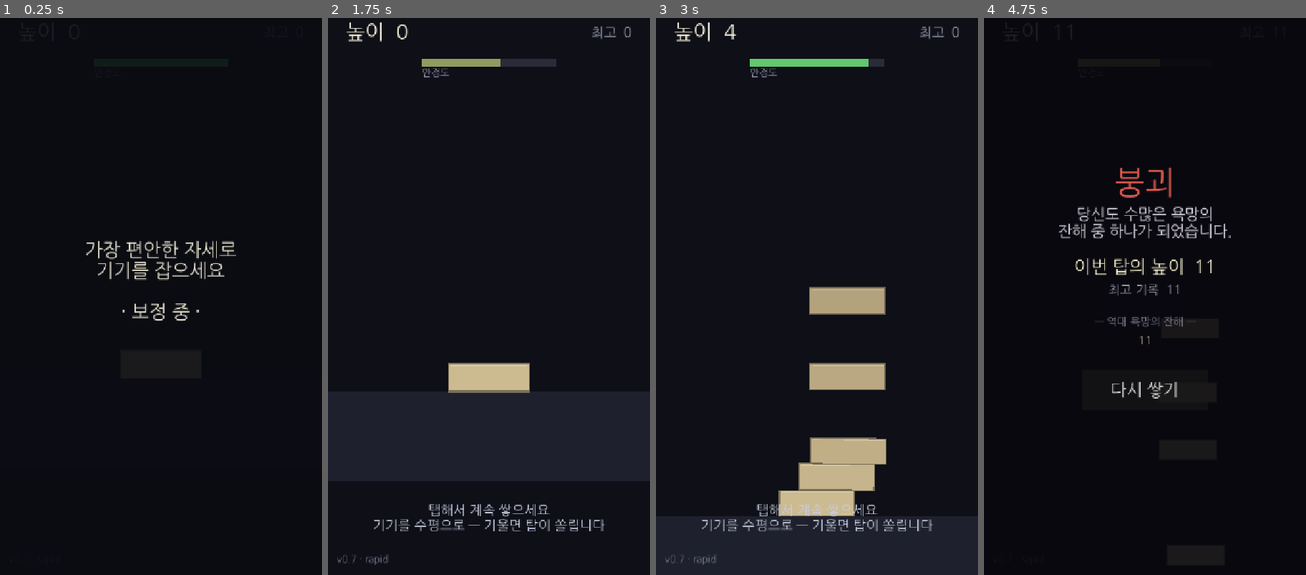
Above: before the commit, frames 1-4 (left to right).
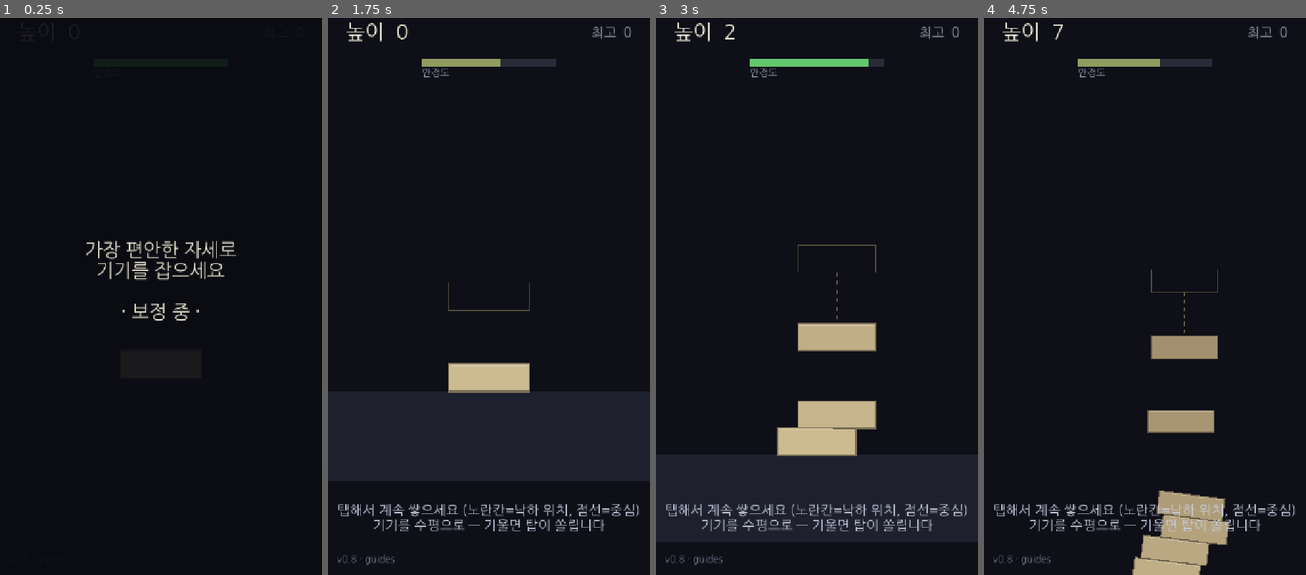
Above: after the commit, the same moments.

Repository: jungrok5/babel-tower
Game: Godot game, scene res://scenes/Main.tscn
The game is run twice, just before and just after one commit, with the same random seed, the same clock (stepped at 60 frames per second) and the same inputs.
Inputs (mouse positions are in pixels of both pictures, inside the frame that each line leads up to):
- Up to frame 1 (0.25 s): no input
- Up to frame 2 (1.75 s): tap Enter at 0.5 s; move the mouse to (559, 257) at 0.52 s; click (559, 257) at 0.67 s; tap Space at 0.77, 1.25, 1.52 s; move the mouse to (424, 318) at 1.27 s; click (424, 318) at 1.42 s
- Up to frame 3 (3 s): move the mouse to (849, 162) at 2.02 s; click (849, 162) at 2.17 s; move the mouse to (800, 402) at 2.77 s; click (800, 402) at 2.92 s
- Up to frame 4 (4.75 s): tap Space at 3.02, 3.77, 4.52 s; move the mouse to (1241, 374) at 3.52 s; click (1241, 374) at 3.67 s; move the mouse to (1048, 201) at 4.27 s; click (1048, 201) at 4.42 s

The runs differ from the first frame. In frame 2, 1.1% of the frame differs, in the area x 3-97%, y 47-99%; in frame 3, 9.7%, in the area x 3-97%, y 1-99%; in frame 4, 9.3%.

Commit message:
fix+feat(v0.8): single drop per tap + drop-position & center guides
- 한 번 터치에 블록 2개 떨어지던 버그 수정: 터치가 터치+마우스 이벤트를
  둘 다 만들어 이중 처리됨. 마우스 버튼 이벤트만 처리하도록 변경하고
  emulate_touch_from_mouse=false (emulate_mouse_from_touch 기본값으로 터치→마우스 1회)
- 낙하 위치 표시: 다음 벽돌이 떨어질 자리에 노란 고스트 칸 + 낙하 컬럼 점선
- 중심(원위치) 세로 점선 기준선 추가 — 탑이 얼마나 쏠렸는지 가늠

Co-Authored-By: Claude Opus 4.8 <noreply@anthropic.com>
Claude-Session: https://claude.ai/code/session_01Jx8xk1vyhwdsC6SaQay3dQ

Diff:
--- a/project.godot
+++ b/project.godot
@@ -27,7 +27,7 @@
 
 [input_devices]
 
-pointing/emulate_touch_from_mouse=true
+pointing/emulate_touch_from_mouse=false
 
 [physics]
 
--- a/scripts/main.gd
+++ b/scripts/main.gd
@@ -7,7 +7,7 @@
 enum State { CALIB, READY, OVER }
 
 ## 화면에 표시되는 빌드 버전 — 캐시된 옛 빌드인지 확인용. 변경 시마다 올린다.
-const GAME_VERSION := "v0.7 · rapid"
+const GAME_VERSION := "v0.8 · guides"
 
 const BASE_X := 360.0
 const GROUND_TOP_Y := 1050.0
@@ -187,10 +187,10 @@
 # ---------------------------------------------------------------- 입력
 
 func _unhandled_input(event: InputEvent) -> void:
+	# 터치는 emulate_mouse_from_touch로 마우스 이벤트가 되므로 마우스 버튼만 처리한다.
+	# (터치+마우스 둘 다 받으면 한 번에 두 개가 떨어진다)
 	var tapped := false
-	if event is InputEventScreenTouch and event.pressed:
-		tapped = true
-	elif event is InputEventMouseButton and event.pressed \
+	if event is InputEventMouseButton and event.pressed \
 			and event.button_index == MOUSE_BUTTON_LEFT:
 		tapped = true
 	elif event is InputEventKey and event.pressed and not event.echo \
@@ -199,7 +199,6 @@
 	if not tapped:
 		return
 
-	# 웹 모션 권한은 보정 화면의 "센서 켜기" 버튼에서 처리한다.
 	if state == State.READY:
 		_drop_block()
 
@@ -247,6 +246,34 @@
 func _process(delta: float) -> void:
 	_update_camera(delta)
 	_update_ui(delta)
+	queue_redraw()  # 낙하 위치/중심 가이드 갱신
+
+
+## 월드 좌표에 그리는 가이드 (블록 뒤에 렌더링된다)
+func _draw() -> void:
+	if state != State.READY:
+		return
+	var top_edge := _tower_top_edge()
+
+	# 1) 중심(원위치) 세로 기준선 — 탑이 얼마나 쏠렸는지 가늠
+	draw_dashed_line(
+		Vector2(BASE_X, top_edge - DROP_HEIGHT - 80.0),
+		Vector2(BASE_X, GROUND_TOP_Y + 40.0),
+		Color(0.55, 0.6, 0.75, 0.22), 2.0, 14.0)
+
+	# 2) 다음 벽돌이 떨어질 위치 (꼭대기 블록 바로 위) — 고스트 + 낙하 컬럼
+	var top := _top_block()
+	var sx := BASE_X
+	var sy := GROUND_TOP_Y - BLOCK_SIZE.y * 0.5 - DROP_HEIGHT
+	if top != null:
+		sx = top.position.x
+		sy = top.position.y - top.block_size.y * 0.5 - DROP_HEIGHT
+	var ghost := Rect2(Vector2(sx, sy) - BLOCK_SIZE * 0.5, BLOCK_SIZE)
+	draw_rect(ghost, Color(0.96, 0.9, 0.6, 0.28), false, 2.0)
+	draw_dashed_line(
+		Vector2(sx, sy + BLOCK_SIZE.y * 0.5),
+		Vector2(sx, sy + DROP_HEIGHT + BLOCK_SIZE.y * 0.5),
+		Color(0.96, 0.9, 0.6, 0.35), 2.0, 10.0)
 
 
 func _update_camera(delta: float) -> void:
@@ -288,7 +315,7 @@
 					state = State.READY
 				calib_label.text = "가장 편안한 자세로\n기기를 잡으세요\n\n· 보정 중 ·"
 		State.READY:
-			hint_label.text = "탭해서 계속 쌓으세요\n기기를 수평으로 — 기울면 탑이 쏠립니다"
+			hint_label.text = "탭해서 계속 쌓으세요 (노란칸=낙하 위치, 점선=중심)\n기기를 수평으로 — 기울면 탑이 쏠립니다"
 		State.OVER:
 			hint_label.text = ""
 
